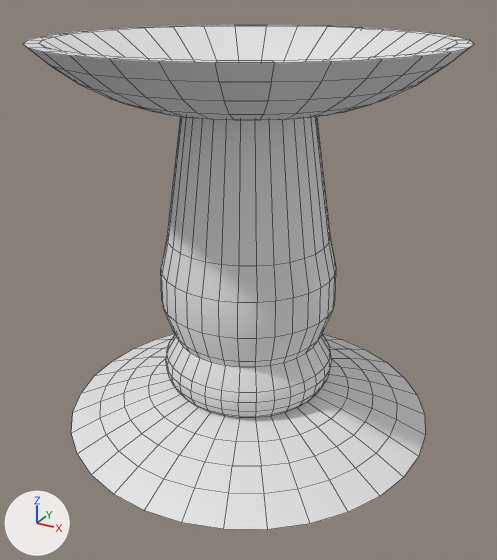
What one commit did to the FBX model Assets/Environment/Models/LP_Vogel_bad.fbx.
One viewpoint serves both versions: a 50 mm camera at (1.63, -2.96, 2.26) aimed at (0.04, -0.07, 0.81). Lighting does not change. The marker at lower left points along +X, +Y and +Z. Mesh edges are drawn as thin lines.
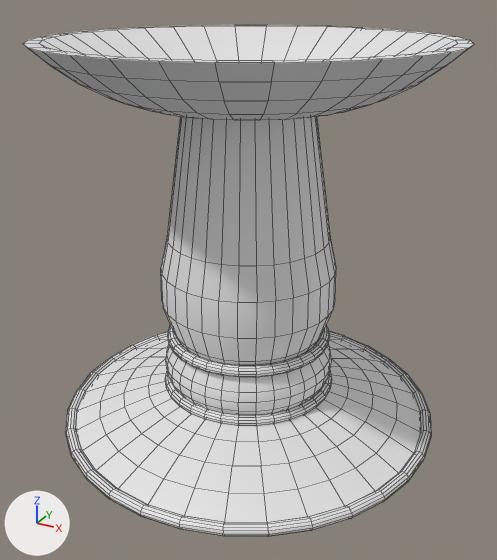
Where the change shows, as pixel boxes (x1, y1, x2, y2) in the pictures (497 x 560 px):
'Cylinder', reshaped: before (23, 25, 474, 530); after (23, 25, 474, 537)
part 1 of me_cylinder, added: after (66, 331, 431, 537)
part 2 of me_cylinder, added: after (165, 370, 332, 426)
part 3 of me_cylinder, added: after (168, 325, 329, 378)

The change in detail:
me_cylinder has 705 vertices, 705 faces and spans x -1.0..1.0, y -1.0..1.0, z 0.0..2.0.
me_cylinder is used by ob_cylinder; location (0.0, 0.0, 0.0).
me_cylinder part 1: a new loose piece, a torus around z (ring radius 1.0, tube radius 0.03) spanning x -1.03..1.03, y -1.03..1.03, z -0.03..0.03.
me_cylinder part 2: a new loose piece, a torus around z (ring radius 0.441, tube radius 0.03) spanning x -0.471..0.471, y -0.471..0.471, z 0.162..0.222.
me_cylinder part 3: a new loose piece, a torus around z (ring radius 0.414, tube radius 0.03) spanning x -0.444..0.444, y -0.444..0.444, z 0.435..0.495.
